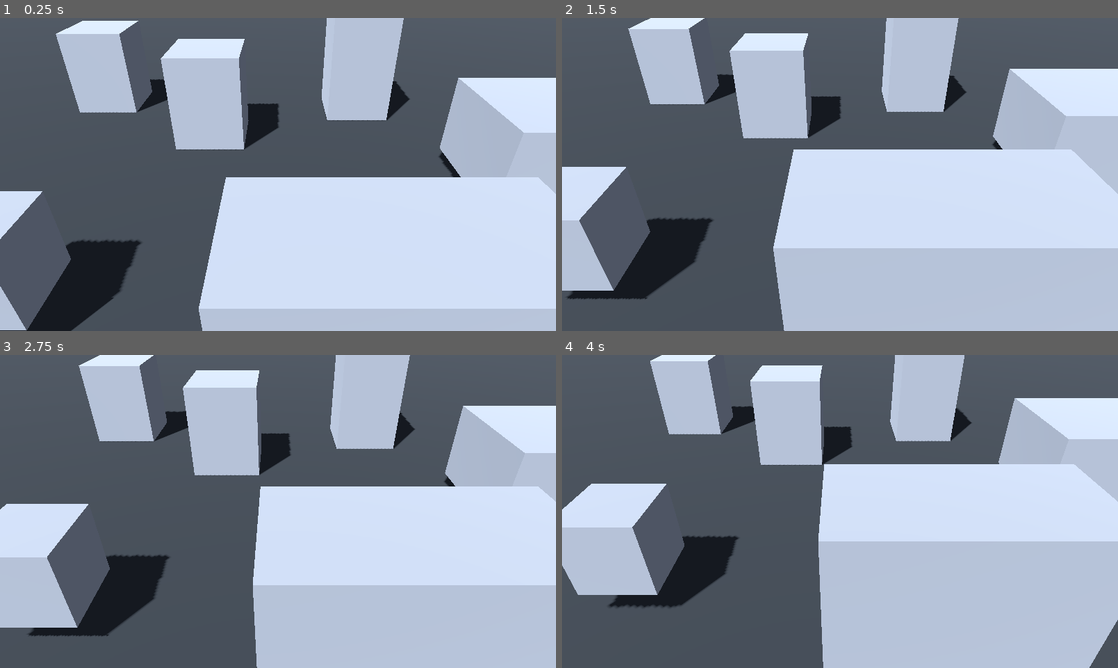
Above: before the commit, frames 1-4 (two rows, left to right).
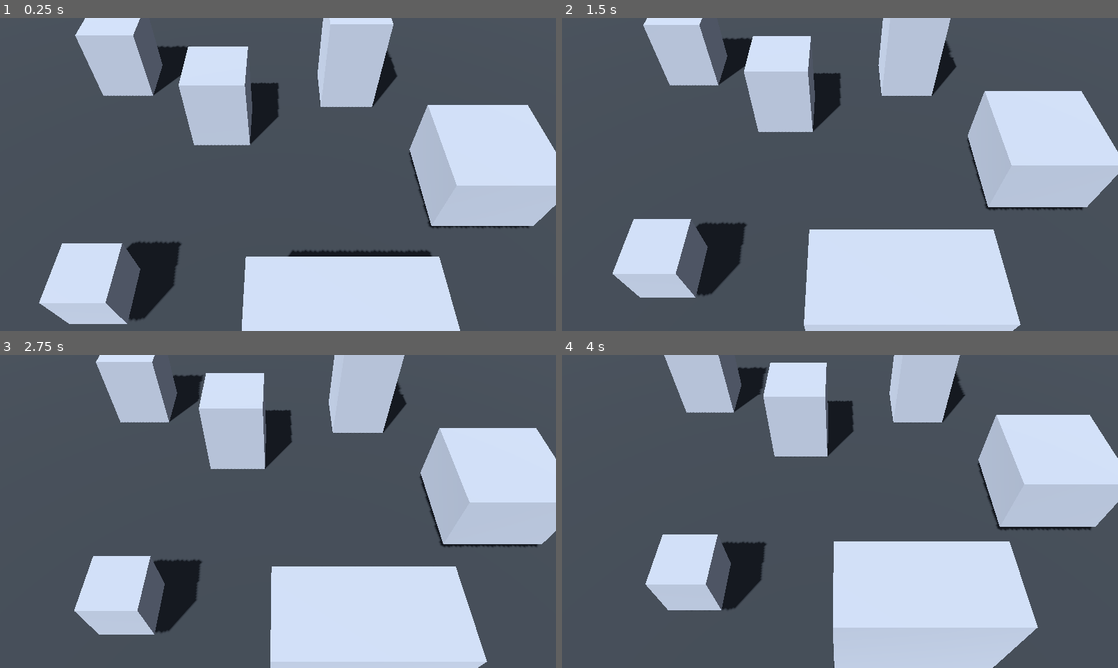
Above: after the commit, the same moments.

Repository: Technikhighknee/my-godot-collection
Game: Godot game, scene res://demos/rts_camera/RTSCameraDemo.tscn
The game is run twice, just before and just after one commit, with the same random seed, the same clock (stepped at 60 frames per second) and the same inputs.
Inputs (mouse positions are in pixels of both pictures, inside the frame that each line leads up to):
- Up to frame 1 (0.25 s): no input
- Up to frame 2 (1.5 s): tap Enter at 0.5 s; move the mouse to (962, 158) at 0.52 s; tap S (camera_back) at 0.6 s; click (962, 158) at 0.67 s; drag from (728, 190) to (812, 237) at 1.27 s
- Up to frame 3 (2.75 s): tap Space at 2 s; move the mouse to (333, 442) at 2.02 s; tap A (camera_left) at 2.1 s; click (333, 442) at 2.17 s
- Up to frame 4 (4 s): drag from (812, 574) to (673, 464) at 2.77 s; tap Enter at 3.5 s; move the mouse to (1006, 558) at 3.52 s; tap S (camera_back) at 3.6 s; click (1006, 558) at 3.67 s

The runs differ from the first frame. In frame 1, 45% of the frame differs, in the area x 0-100%, y 0-100%; in frame 2, 51%; in frame 3, 48%; in frame 4, 49%.

Commit message:
Use height-based logarithmic zoom arc

Diff:
--- a/rts_camera/RTSCamera.gd
+++ b/rts_camera/RTSCamera.gd
@@ -560,11 +560,11 @@
 func _fallback_pan_delta(input: Vector2, delta: float) -> Vector3:
 	var view_yaw := _current_view_yaw();
 	var rig_pitch := _rig_pitch(_zoom, _orbit_pitch_offset);
+	var rig_distance := _rig_distance_for_height(_zoom, rig_pitch);
 	var right := Vector3(cos(view_yaw), 0.0, -sin(view_yaw));
 	var backward := Vector3(sin(view_yaw), 0.0, cos(view_yaw));
 	var half_fov_tan := tan(deg_to_rad(camera.fov) * 0.5);
-	var pitch_scale := maxf(sin(rig_pitch), 0.1);
-	var visible_height := 2.0 * _zoom * half_fov_tan / pitch_scale;
+	var visible_height := 2.0 * rig_distance * half_fov_tan;
 	var speed := visible_height * pan_screen_speed;
 
 	return (right * input.x + backward * input.y) * speed * delta;
@@ -718,9 +718,11 @@
 		_zoom_anchor_active = false;
 		return;
 
+	var rig_pitch := _rig_pitch(_zoom, _orbit_pitch_offset);
+	var rig_distance := _rig_distance_for_height(_zoom, rig_pitch);
 	var eye := _camera_position_for_state(_focus, _zoom, _yaw, _orbit_pitch_offset);
 
-	if eye.distance_to(point) > _zoom * MAX_ZOOM_ANCHOR_DISTANCE_FACTOR:
+	if eye.distance_to(point) > rig_distance * MAX_ZOOM_ANCHOR_DISTANCE_FACTOR:
 		_zoom_anchor_active = false;
 		return;
 
@@ -751,10 +753,14 @@
 
 
 func _zoom_arc_ratio(zoom: float) -> float:
-	var ratio := clampf(inverse_lerp(min_zoom, max_zoom, zoom), 0.0, 1.0);
+	if is_equal_approx(min_zoom, max_zoom):
+		return 0.0;
+
+	var safe_zoom := clampf(zoom, min_zoom, max_zoom);
+	var ratio := log(safe_zoom / min_zoom) / log(max_zoom / min_zoom);
 	var smooth_ratio := ratio * ratio * (3.0 - 2.0 * ratio);
+
 	return pow(smooth_ratio, zoom_arc_curve);
-
 
 func _base_pitch_for_zoom(zoom: float) -> float:
 	return deg_to_rad(lerpf(near_pitch, far_pitch, _zoom_arc_ratio(zoom)));
@@ -801,6 +807,11 @@
 		_current_view_pitch()
 	);
 
+func _rig_distance_for_height(height: float, rig_pitch: float) -> float:
+	var vertical_factor := maxf(sin(rig_pitch), 0.001);
+	return height / vertical_factor;
+
+
 func _camera_position_for_state(
 	focus: Vector3,
 	zoom: float,
@@ -808,8 +819,9 @@
 	orbit_pitch_offset: float
 ) -> Vector3:
 	var rig_pitch := _rig_pitch(zoom, orbit_pitch_offset);
-	return focus - _view_direction(rig_yaw, rig_pitch) * zoom;
-
+	var distance := _rig_distance_for_height(zoom, rig_pitch);
+
+	return focus - _view_direction(rig_yaw, rig_pitch) * distance;
 
 func _apply_camera_transform_for_state(
 	focus: Vector3,
